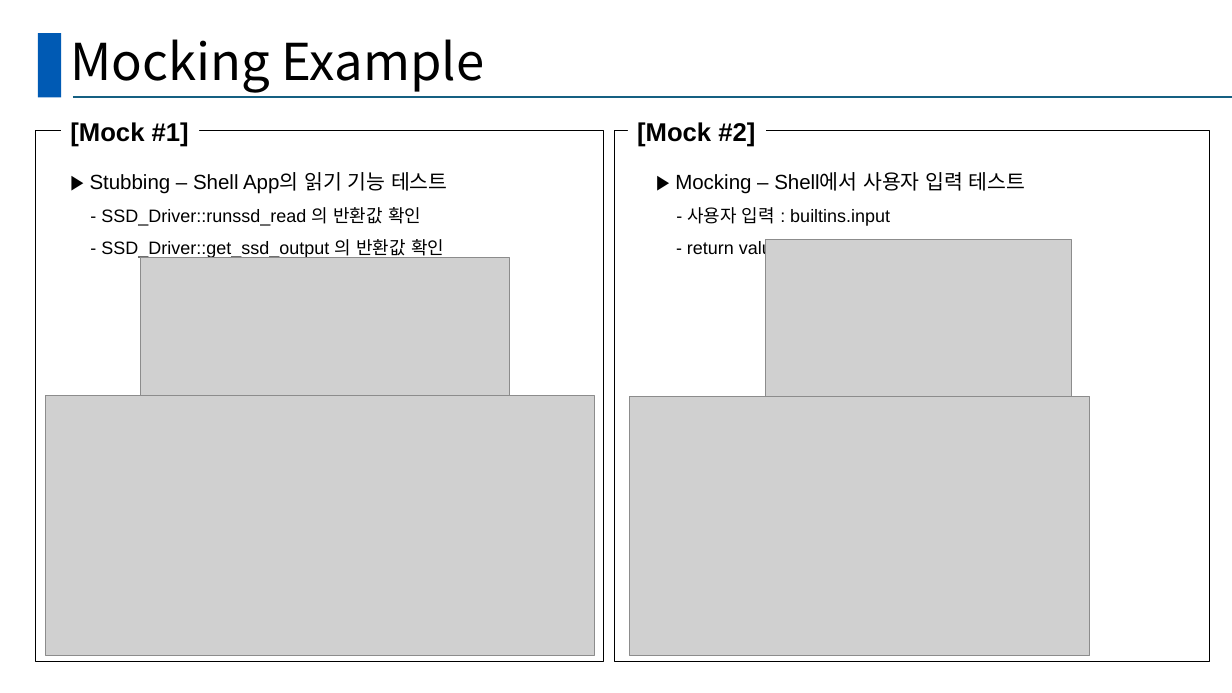
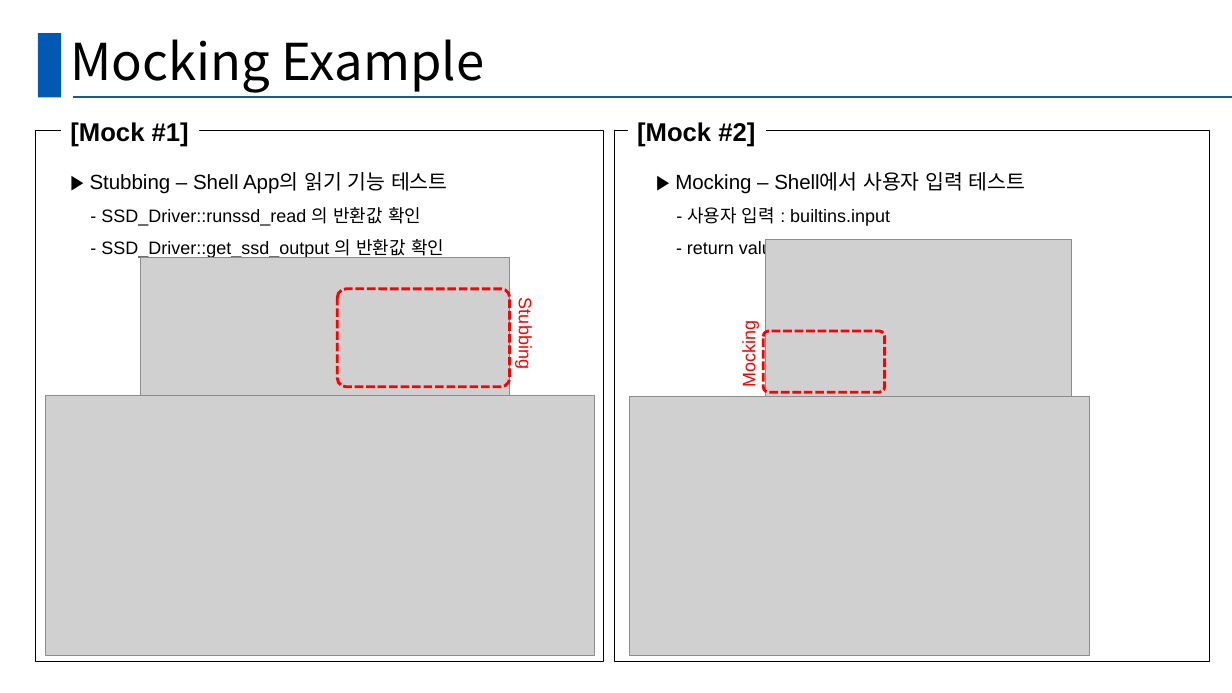
Before and after one commit to Hyominii/ssd, a slide deck: slide 8 of SSD_B_BestReviewer.pptx. Drawn at 1232x693 pixels with LibreOffice and Linux fonts; fonts in the diff are those of the drawing; grey boxes stand for pictures. Boxes give left, top, right and bottom in pixels: in the first picture for what was removed or moved away, otherwise in the second. Text is boxed around its words. In the diff, an @@ line names an element or a change of style, - is before the commit and + after.

```diff
--- a/SSD_B_BestReviewer.pptx
+++ b/SSD_B_BestReviewer.pptx
@@ rounded rectangle added at [337,289,510,387], outline #FF0000 2.25 pt dashed @@
@@ text added at [515,305,535,367], 14 pt, text #FF0000 @@
+Stubbing
@@ text added at [739,327,759,386], 14 pt, text #FF0000 @@
+Mocking
@@ rounded rectangle added at [763,331,884,392], outline #FF0000 2.25 pt dashed @@
```
Also in this commit, not shown: 7 other slides changed.
